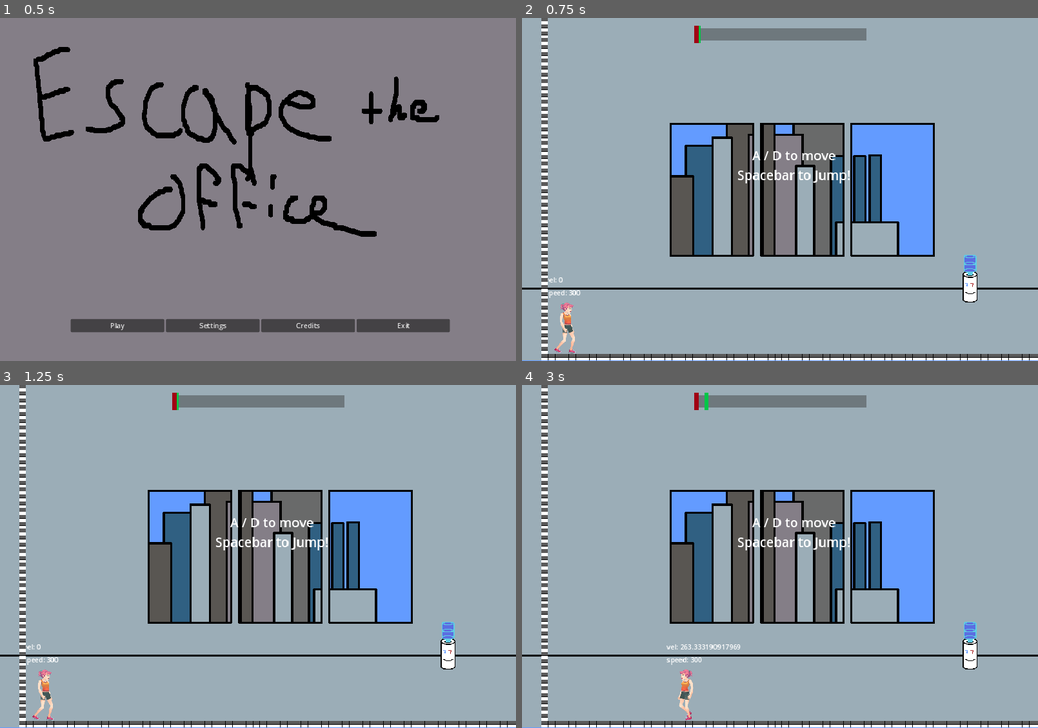
Above: before the commit, frames 1-4 (two rows, left to right).
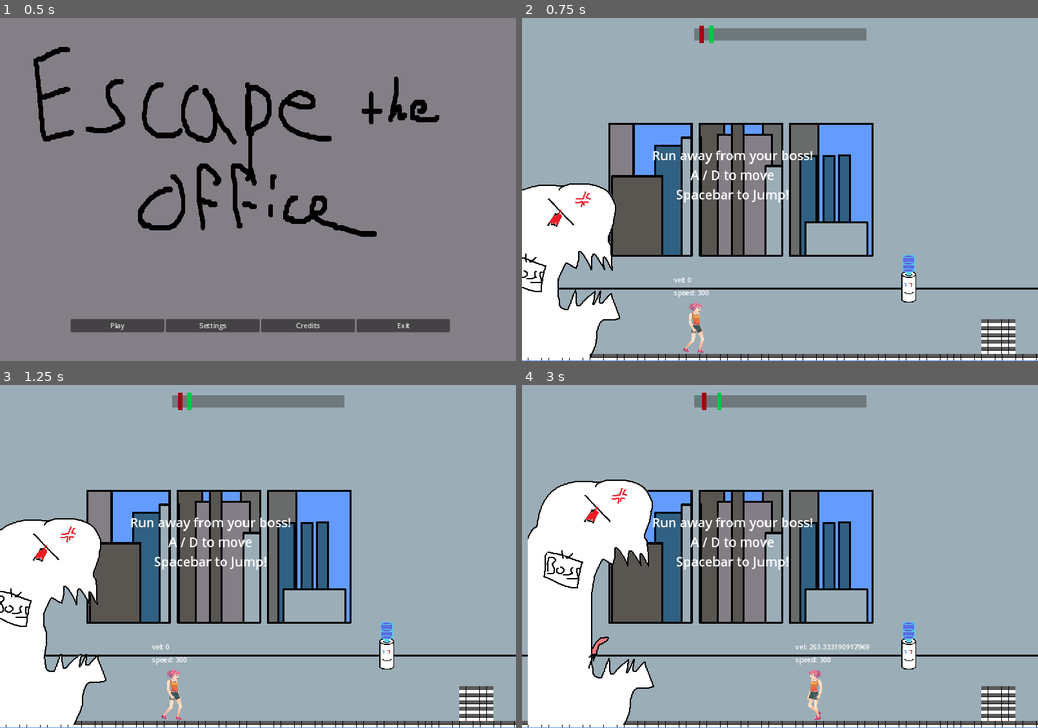
Above: after the commit, the same moments.

Repository: pilsnerpals/escape-gwj
Game: Godot game, scene res://Scenes/Menus/MainMenu.tscn
Two runs of this game, one before a commit and one after it. Both use one fixed random seed, a clock stepped at 60 frames per second and the inputs below. The engine's default icon, where the game draws it, is replaced by a stand-in: a white triangle on a blue panel in a dark square. Sound files missing from this copy of the repository are replaced by a short silence.
Inputs:
- Up to frame 1 (0.5 s): no input
- Up to frame 2 (0.75 s): click "Play" at 0.5 s
- Up to frame 3 (1.25 s): no input
- Up to frame 4 (3 s): tap Enter at 1.25 s; hold D (move_right) 1.28-2.78 s; tap Space (move_jump) at 1.52, 2.27 s; hold A (move_left) from 2.78 s (still down)

Frame 1 is identical in both runs. In frame 2, 31% of the frame differs, in the area x 0-100%, y 0-100%; in frame 3, 32%; in frame 4, 35%.

Commit message:
update boss sprite, put it into the scene and hookup signals:

Diff:
--- a/Scenes/Enemies/Boss.gd
+++ b/Scenes/Enemies/Boss.gd
@@ -6,7 +6,7 @@
 var velocity: Vector2 = Vector2(40.0,0)
 
 func _increase_speed():
-	velocity.x += 10
+	velocity.x += 50
 
 func _physics_process(delta):
 	position += velocity * delta
@@ -16,6 +16,8 @@
 	player_hit.emit()
 	pass # Replace with function body.
 
+func _on_coffee_collected():
+	velocity.x += 50
 
 func _on_taunt_timer_timeout():
 	taunts[taunt_index].play()
--- a/Scenes/Enemies/Boss.tscn
+++ b/Scenes/Enemies/Boss.tscn
@@ -34,7 +34,7 @@
 }],
 "loop": true,
 "name": &"default",
-"speed": 15.0
+"speed": 10.0
 }]
 
 [node name="Boss" type="Area2D"]
@@ -49,6 +49,7 @@
 [node name="AnimatedSprite2D" type="AnimatedSprite2D" parent="."]
 sprite_frames = SubResource("SpriteFrames_1am06")
 autoplay = "default"
+frame_progress = 0.450854
 
 [node name="bosstaunt1" type="AudioStreamPlayer" parent="."]
 stream = ExtResource("3_aqeuj")
@@ -69,7 +70,7 @@
 offset_bottom = 23.0
 
 [node name="tauntTimer" type="Timer" parent="."]
-wait_time = 15.0
+wait_time = 10.0
 autostart = true
 
 [connection signal="body_entered" from="." to="." method="_on_body_entered"]
--- a/Scenes/Level0.tscn
+++ b/Scenes/Level0.tscn
@@ -1474,7 +1474,8 @@
 offset_right = 790.0
 offset_bottom = 387.0
 theme_override_font_sizes/font_size = 30
-text = "A / D to move
+text = "Run away from your boss!
+A / D to move
 Spacebar to Jump!"
 horizontal_alignment = 1
 
@@ -1484,8 +1485,7 @@
 offset_right = 3171.0
 offset_bottom = 415.0
 theme_override_font_sizes/font_size = 30
-text = "Run away from your boss!
-Don't get slowed down by coworkers!
+text = "Don't get slowed down by coworkers!
 Make it to the stairs to escape!"
 
 [node name="Spawn Location" type="Node2D" parent="."]
--- a/Scenes/game_play.gd
+++ b/Scenes/game_play.gd
@@ -24,11 +24,13 @@
 	get_tree().call_group("coworkers", "init")
 	for c in coffees:
 		c.collected.connect(%Player._on_coffee_collected)
+		c.collected.connect(%Boss._on_coffee_collected)
 	for w in coworkers:
 		w.player_hit.connect(%Player._on_co_worker_player_hit)
 	var exits = get_tree().get_nodes_in_group("Exit")
 	for e in exits:
 		e.player_exited.connect(_onExitReached)
+
 	%ProgressBar.setMaxLength(levelLengths[levelNum])
 
 func _onExitReached(level: int):
@@ -36,7 +38,9 @@
 		if currentLevel < maxLevel:
 			%LevelSwitchTimer.start()
 			canSwitch = false
-			%Player.position = Vector2(57, 721)
+			%Player.position = Vector2(500, 721)
+			%Boss.position = Vector2(171, 499)
+
 			currentLevel += 1;
 			#load new scene
 			var level_path = "res://Scenes/Level" + str(currentLevel) + ".tscn"
@@ -56,7 +60,7 @@
 # Called every frame. 'delta' is the elapsed time since the previous frame.
 func _process(delta):
 	%ProgressBar.setPlayerPos(%Player.position.x)
-	#%ProgressBar.setBossPos(%Boss.position.x)
+	%ProgressBar.setBossPos(%Boss.position.x)
 	pass
 
 
--- a/Scenes/game_play.tscn
+++ b/Scenes/game_play.tscn
@@ -7,20 +7,21 @@
 [ext_resource type="AudioStream" uid="uid://bsxqi5i8g60ck" path="res://Assets/Sound/BGM/ThoughtBot.mp3" id="6_34u7a"]
 [ext_resource type="PackedScene" uid="uid://c215ytjk6ucnr" path="res://Scenes/Level0.tscn" id="6_jxg7l"]
 [ext_resource type="PackedScene" uid="uid://46bnmi8lm3xn" path="res://Scenes/progress_bar.tscn" id="7_poj0y"]
+[ext_resource type="PackedScene" uid="uid://dxtqedism2nlo" path="res://Scenes/Enemies/Boss.tscn" id="8_ccqta"]
 
 [node name="GamePlay" type="Node"]
 script = ExtResource("1_ymad7")
 
 [node name="Player" parent="." instance=ExtResource("1_rl3dm")]
 unique_name_in_owner = true
-position = Vector2(57, 721)
+position = Vector2(500, 721)
 
 [node name="RemoteTransform2D" type="RemoteTransform2D" parent="Player"]
 remote_path = NodePath("../../PlayerCam")
 
 [node name="PlayerCam" type="Camera2D" parent="."]
-position = Vector2(57, 721)
-offset = Vector2(500, -320)
+position = Vector2(500, 721)
+offset = Vector2(200, -320)
 drag_horizontal_enabled = true
 drag_vertical_enabled = true
 drag_left_margin = 0.1
@@ -59,7 +60,12 @@
 wait_time = 5.0
 one_shot = true
 
+[node name="Boss" parent="." instance=ExtResource("8_ccqta")]
+unique_name_in_owner = true
+position = Vector2(171, 499)
+
 [connection signal="finished" from="bgm1" to="." method="_on_bgm_1_finished"]
 [connection signal="finished" from="bgm2" to="." method="_on_bgm_2_finished"]
 [connection signal="finished" from="bgm3" to="." method="_on_bgm_3_finished"]
 [connection signal="timeout" from="LevelSwitchTimer" to="." method="_on_level_switch_timer_timeout"]
+[connection signal="player_hit" from="Boss" to="Player" method="_on_boss_player_hit"]
Binary file changed: Assets/Enemy/boss.png
Not shown: 1 places in Scenes/game_play.tscn that only renumber resources
